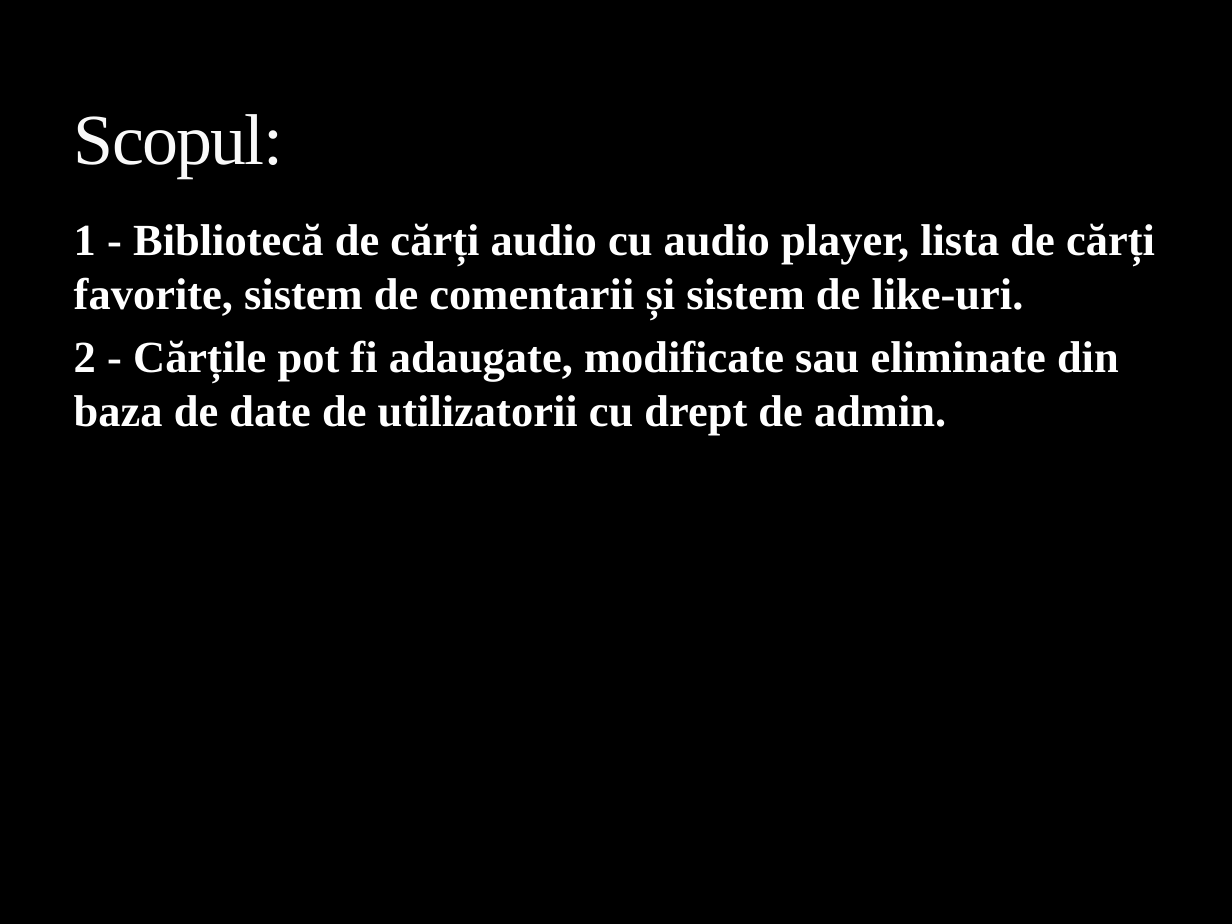
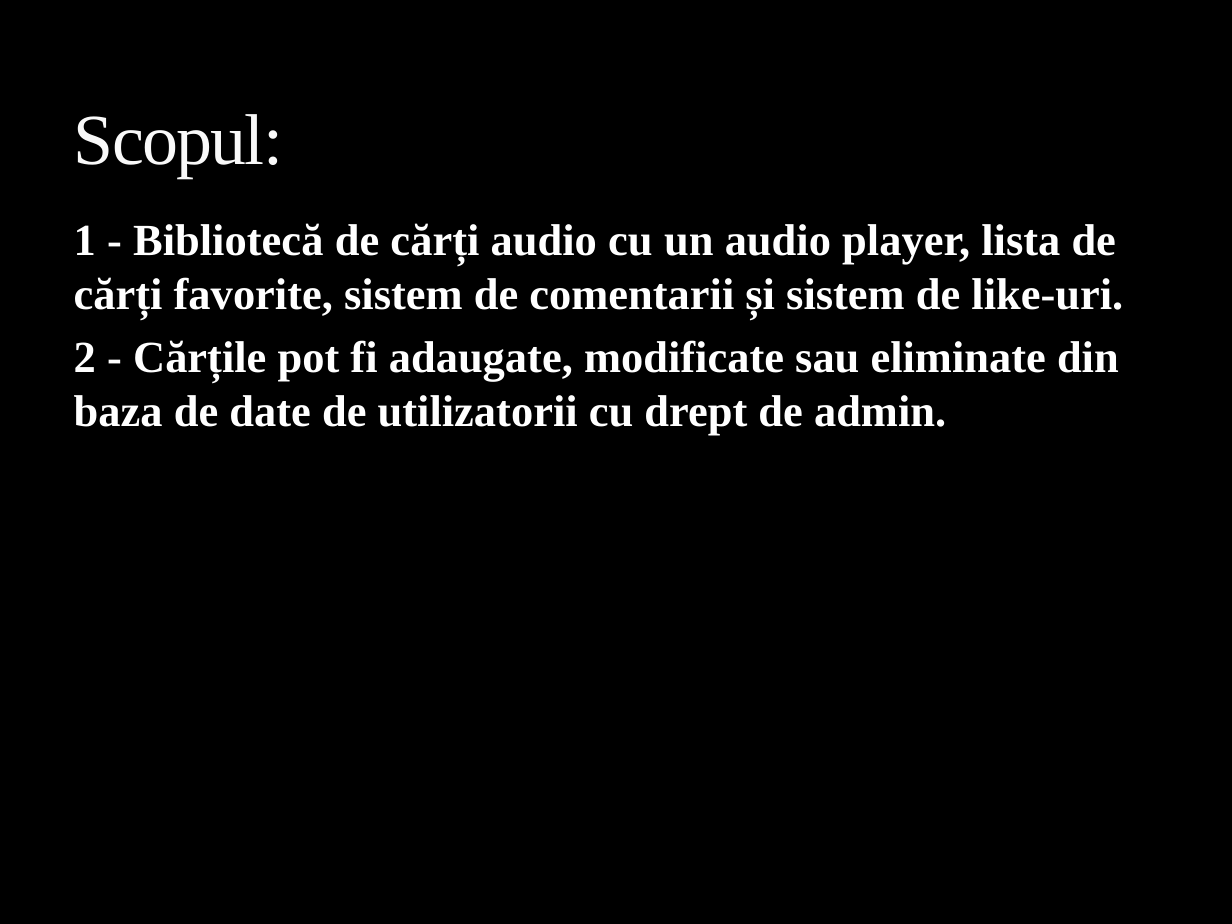
Before and after one commit to MaximRoman/examen-it-step-word, a slide deck: slide 2 of MyAudioLib.pptx. Drawn at 1232x924 pixels with LibreOffice and Linux fonts; fonts in the diff are those of the drawing; background and template pictures are left out. Boxes give left, top, right and bottom in pixels: in the first picture for what was removed or moved away, otherwise in the second. Text is boxed around its words. In the diff, an @@ line names an element or a change of style, - is before the commit and + after.

```diff
--- a/MyAudioLib.pptx
+++ b/MyAudioLib.pptx
@@ text at [74,223,1123,318]: text changed @@
-1 - Bibliotecă de cărți audio cu audio player, lista de cărți favorite, sistem de comentarii și sistem de like-uri.
+1 - Bibliotecă de cărți audio cu un audio player, lista de cărți favorite, sistem de comentarii și sistem de like-uri.
```
Also in this commit, not shown: 2 other slides changed, 1 slide added, 1 slide removed, 2 other files.
